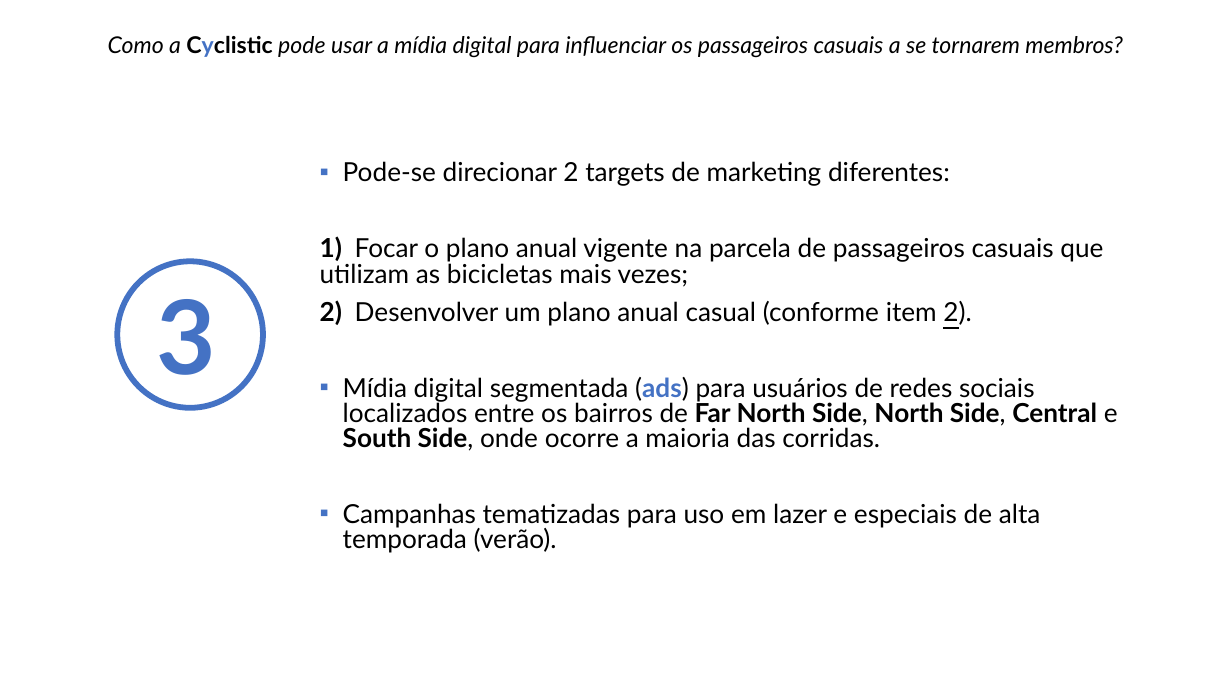
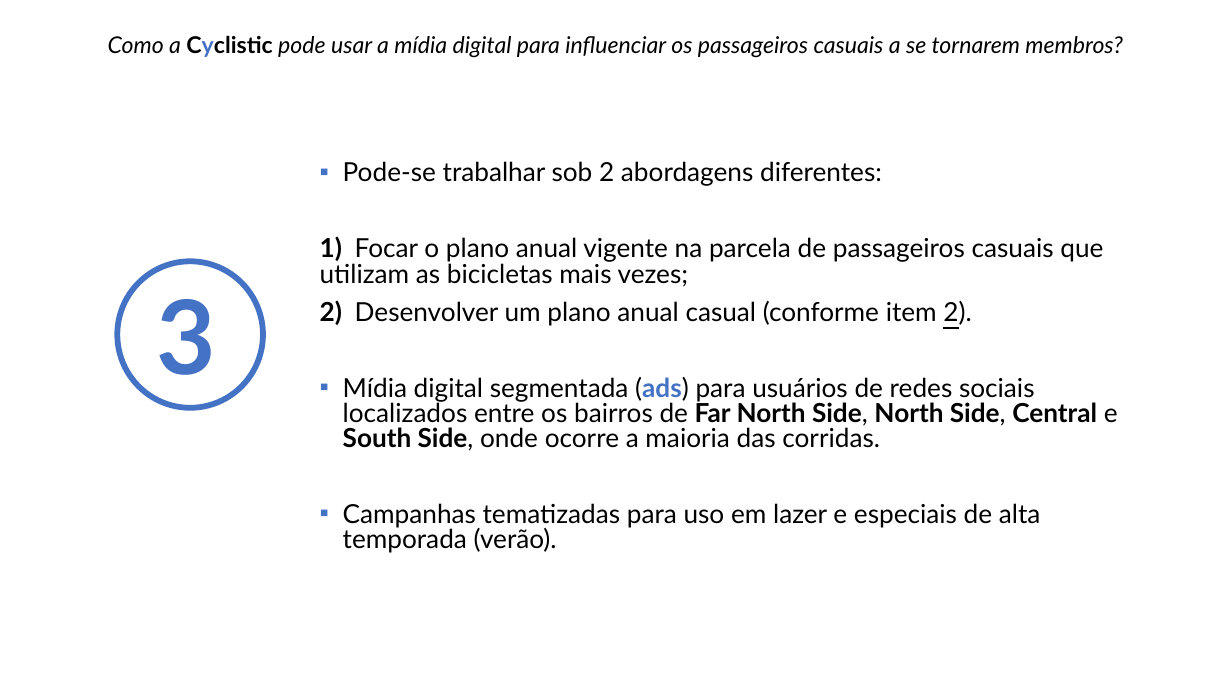
Before and after one commit to david-eler/cyclistic, a slide deck: slide 17 of cyclistic_apresentacao.pptx. Drawn at 1232x693 pixels with LibreOffice and Linux fonts; fonts in the diff are those of the drawing. Boxes give left, top, right and bottom in pixels: in the first picture for what was removed or moved away, otherwise in the second. Text is boxed around its words. In the diff, an @@ line names an element or a change of style, - is before the commit and + after.

```diff
--- a/cyclistic_apresentacao.pptx
+++ b/cyclistic_apresentacao.pptx
@@ text at [343, 161, 882, 186]: text changed @@
-▪ Pode-se direcionar 2 targets de marketing diferentes:
+▪ Pode-se trabalhar sob 2 abordagens diferentes:
```
Also in this commit, not shown: 1 other slide changed, 2 other files.
